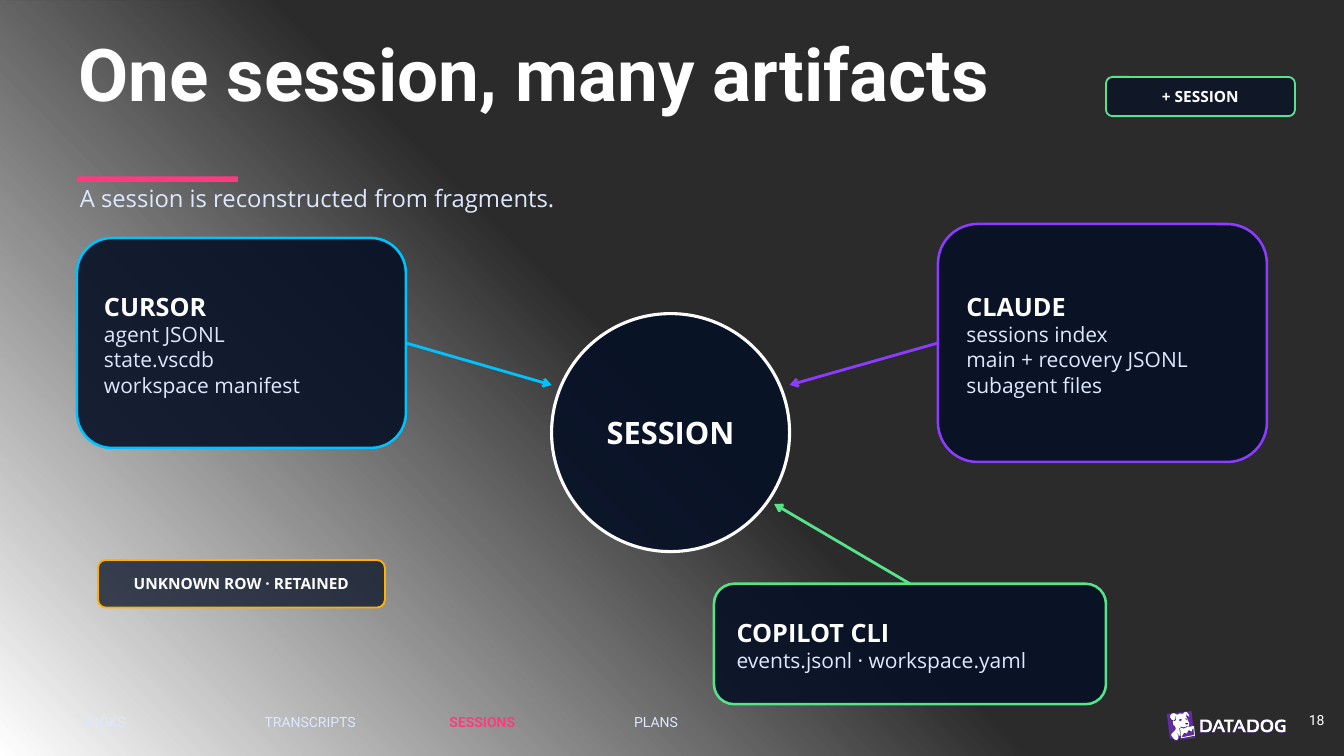
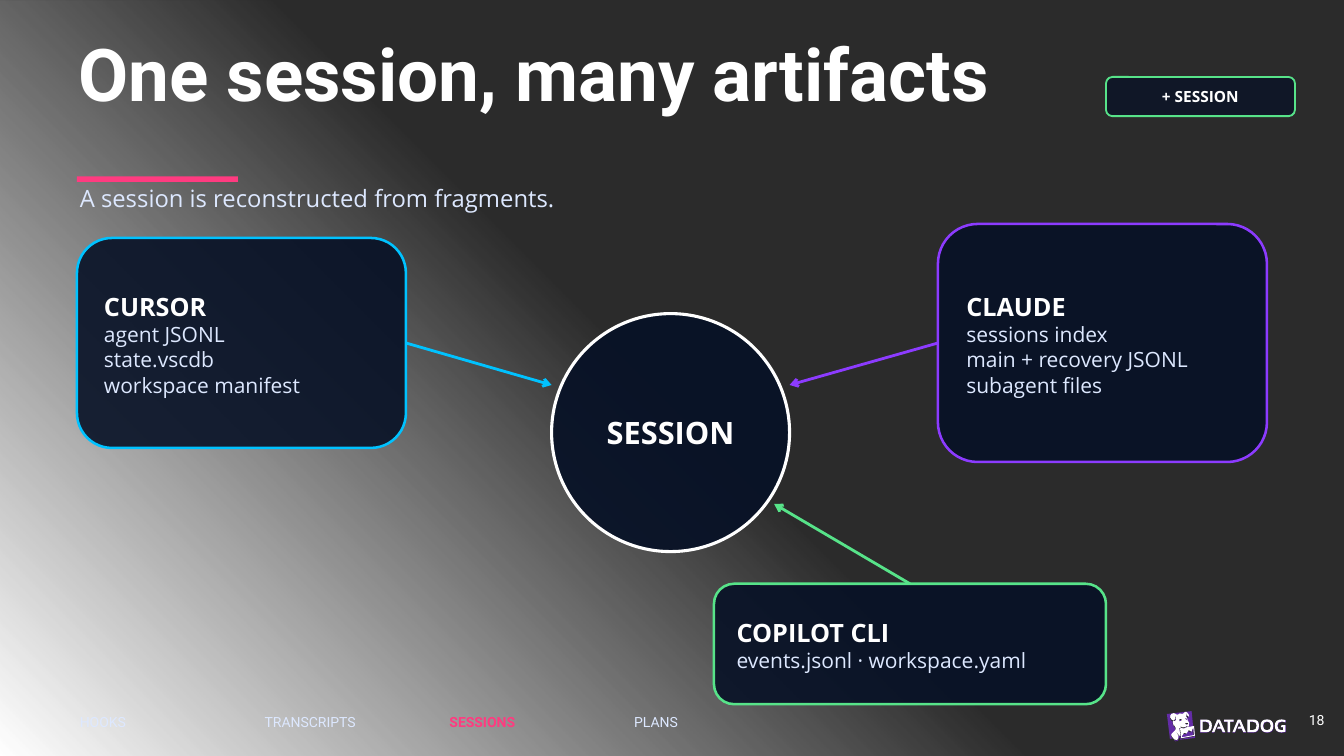
Before and after one commit to chrisnas/TechoramaNetherland2026, a slide deck: slide 21 of Harness Spy/Slides/HarnessSpy.pptx (slide 24 before the commit). Drawn at 1344x756 pixels with LibreOffice and Linux fonts; fonts in the diff are those of the drawing; background and template pictures are left out; a plain dark background stands for a picture behind light text. Boxes give left, top, right and bottom in pixels: in the first picture for what was removed or moved away, otherwise in the second. Text is boxed around its words. In the diff, an @@ line names an element or a change of style, - is before the commit and + after.

```diff
--- a/Harness Spy/Slides/HarnessSpy.pptx
+++ b/Harness Spy/Slides/HarnessSpy.pptx
@@ rounded rectangle removed at (98,561,385,608) @@
-UNKNOWN ROW · RETAINED
```
Also in this commit, not shown: 3 other slides changed, 6 slides added, 13 slides removed.
